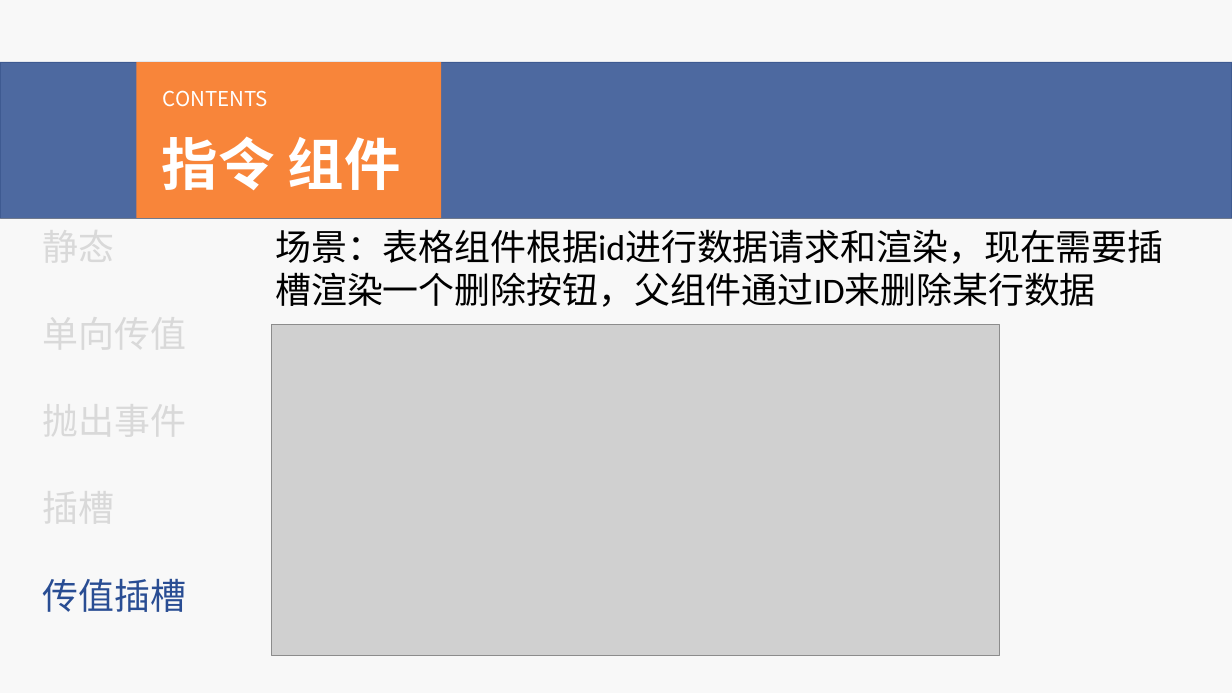
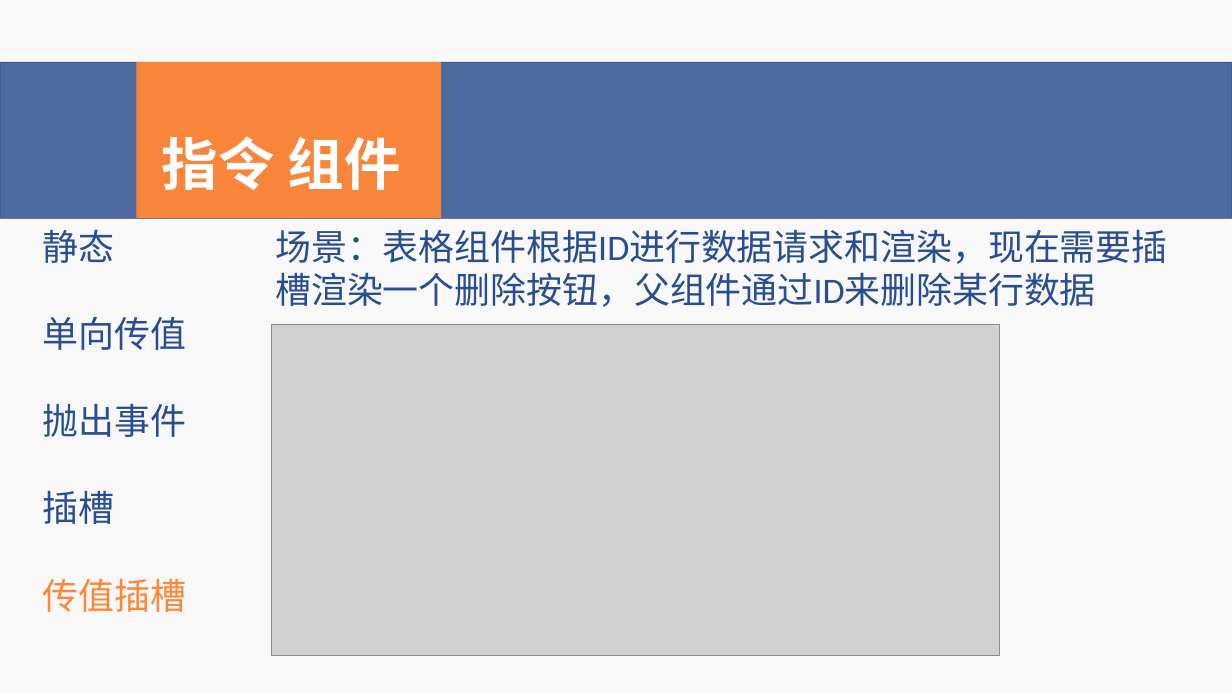
Before and after one commit to wzy4072/Vue_Jeecg_Demo, a slide deck: slide 14 of Vue基础.pptx. Drawn at 1232x693 pixels with LibreOffice and Linux fonts; fonts in the diff are those of the drawing; grey boxes stand for pictures. Boxes give left, top, right and bottom in pixels: in the first picture for what was removed or moved away, otherwise in the second. Text is boxed around its words. In the diff, an @@ line names an element or a change of style, - is before the commit and + after.

```diff
--- a/Vue基础.pptx
+++ b/Vue基础.pptx
@@ text removed at <box>163,90,268,107</box> @@
-CONTENTS
@@ text added at <box>43,229,115,263</box>, 28 pt, text #284D93 @@
+静态
@@ text at <box>275,229,1167,307</box>: text changed; text colour #000000 to #284D93 @@
-场景：表格组件根据id进行数据请求和渲染，现在需要插槽渲染一个删除按钮，父组件通过ID来删除某行数据
+场景：表格组件根据ID进行数据请求和渲染，现在需要插槽渲染一个删除按钮，父组件通过ID来删除某行数据
@@ text added at <box>43,317,187,350</box>, 28 pt, text #284D93 @@
+单向传值
@@ text added at <box>43,404,187,437</box>, 28 pt, text #284D93 @@
+抛出事件
@@ text added at <box>43,491,115,524</box>, 28 pt, text #284D93 @@
+插槽
@@ text "传值插槽" at <box>43,579,187,612</box>: text colour #284D93 to #FE8637 @@
```
Also in this commit, not shown: 13 other slides changed, 1 slide added, 2 slides removed, 15 other files.
